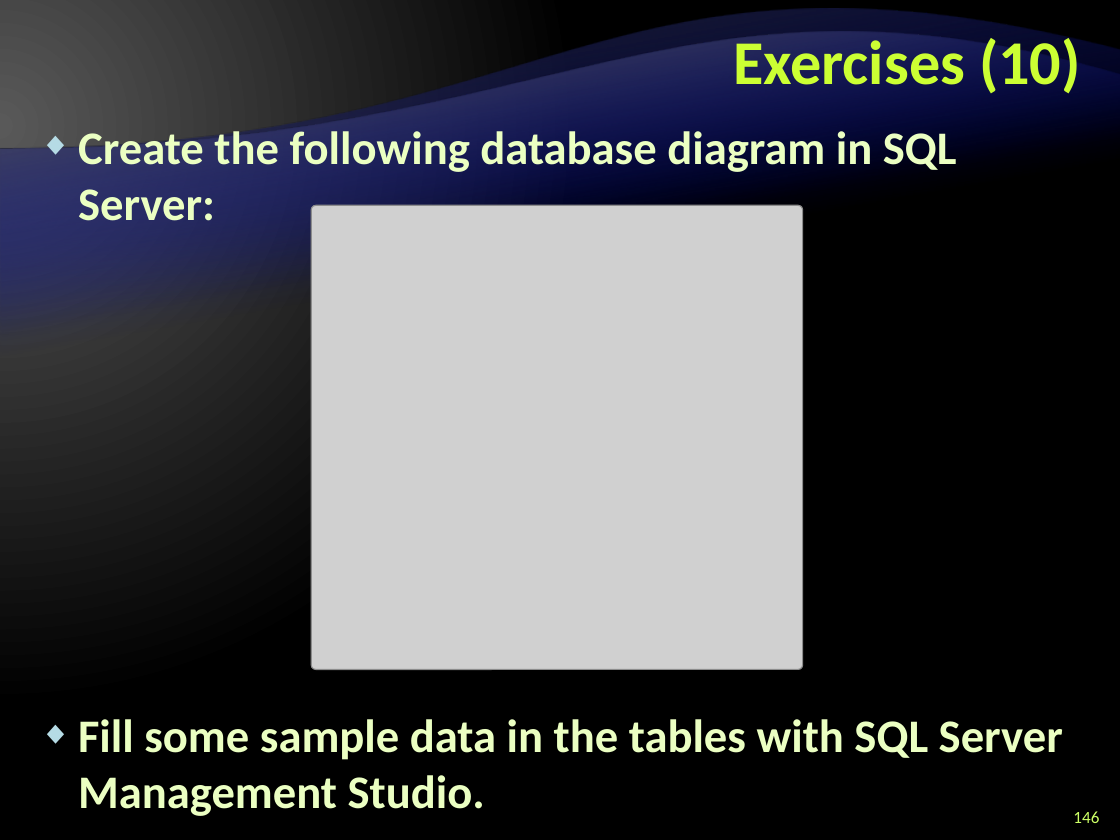
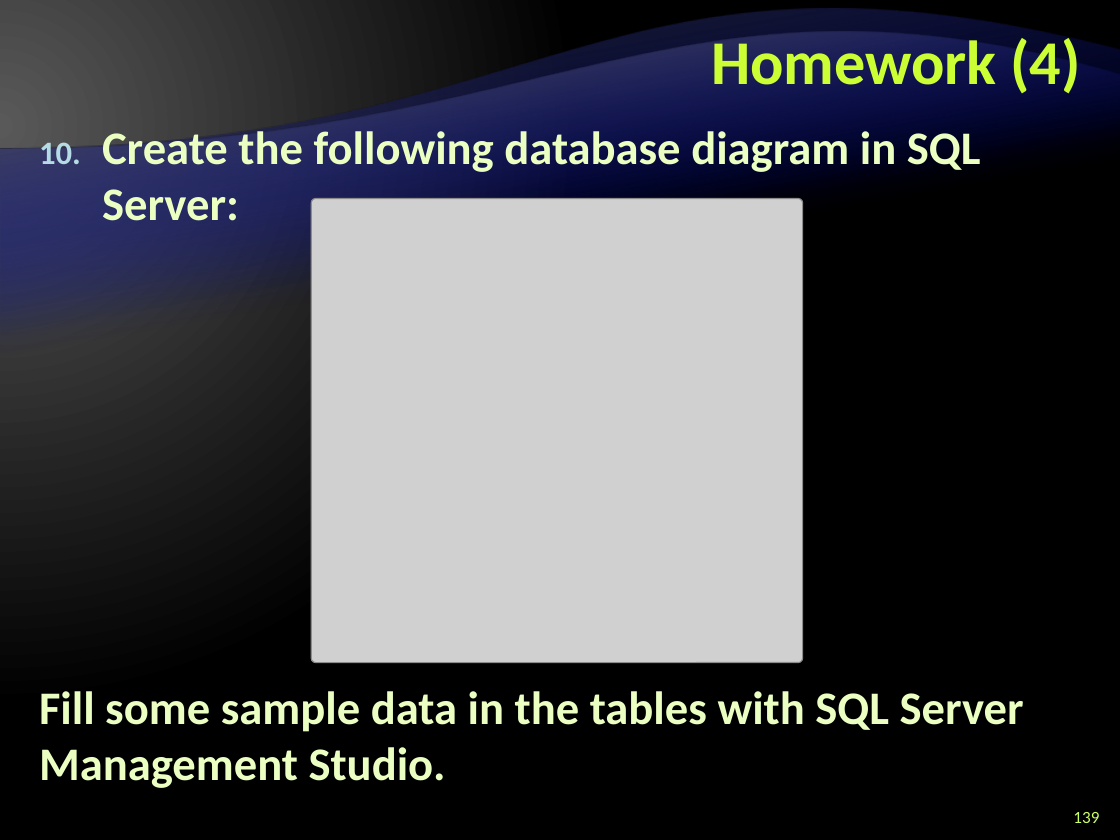
Before and after one commit to Lockheed01/aspnet-mvc-course, a slide deck: slide 139 of Lectures/5. Databases, SQL and MS SQL Server/Databases, SQL and MS SQL Server.pptx (slide 146 before the commit). Drawn at 1120x840 pixels with LibreOffice and Linux fonts; fonts in the diff are those of the drawing; grey boxes stand for pictures; background and template pictures are left out. Boxes give left, top, right and bottom in pixels: in the first picture for what was removed or moved away, otherwise in the second. Text is boxed around its words. In the diff, an @@ line names an element or a change of style, - is before the commit and + after.

```diff
--- a/Lectures/5. Databases, SQL and MS SQL Server/Databases, SQL and MS SQL Server.pptx
+++ b/Lectures/5. Databases, SQL and MS SQL Server/Databases, SQL and MS SQL Server.pptx
@@ title at (x1=711, y1=32, x2=1081, y2=94): text changed @@
-Exercises (10)
+Homework (4)
@@ text "Create the following database diagram ..." at (x1=39, y1=125, x2=1024, y2=788): bullet ◆ to 1.; line spacing 1 to 36pt; bullet ◆ to none @@
@@ picture moved from (x1=311, y1=205, x2=803, y2=669) to (x1=311, y1=198, x2=803, y2=662) @@
@@ page number at (x1=1073, y1=812, x2=1099, y2=823): text changed @@
-146
+139
```
Also in this commit, not shown: 3 other slides changed, 14 slides removed.
